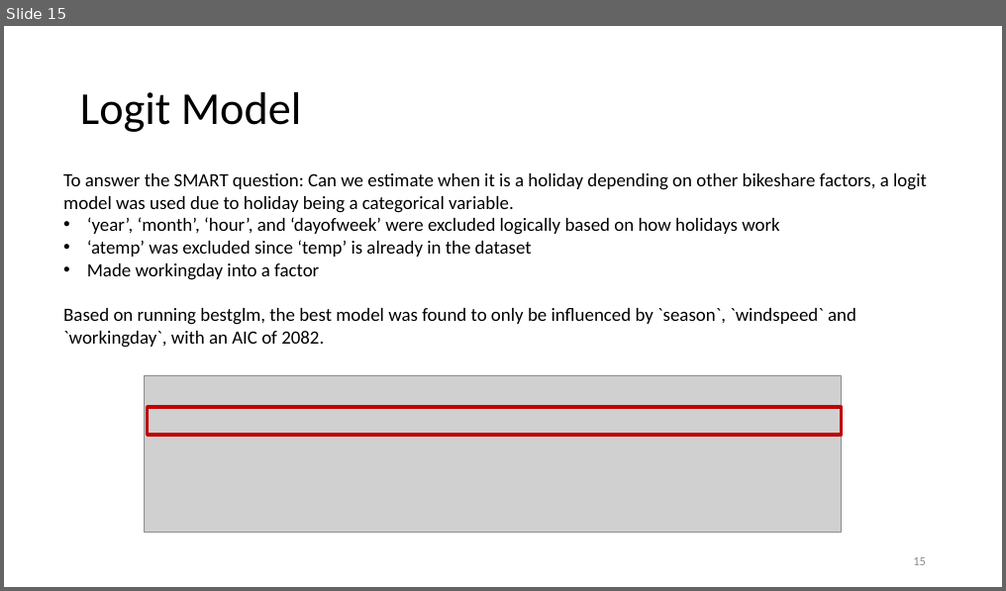
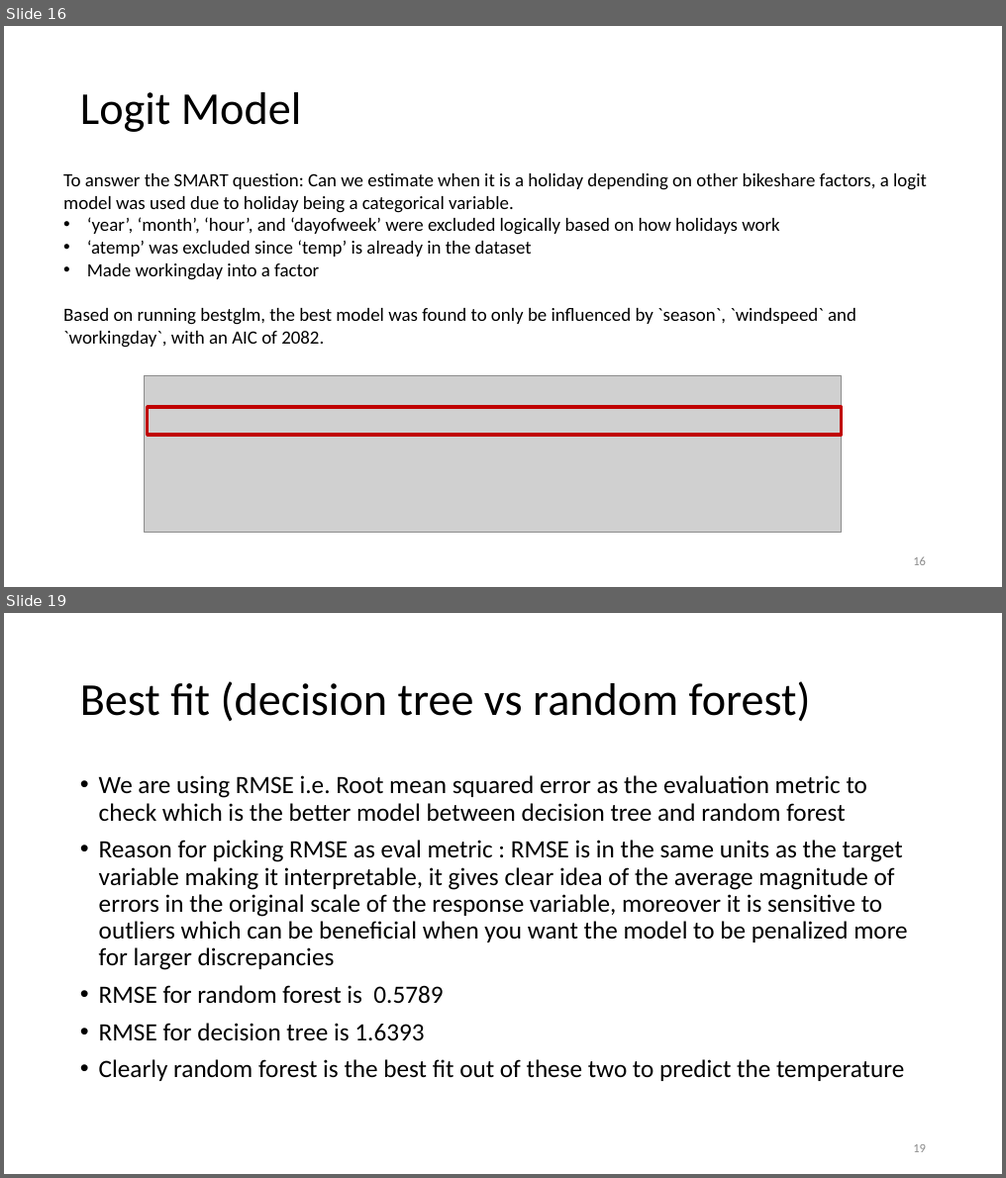
Before and after one commit to Modupeolawuraola/Group-Project-DAT-6101, a slide deck: Predicting Bike Sharing Demand in Cities - Final.pptx. Shown one above the other, each under a label of ours: slide 15 before the commit, slides 16 and 19 after it; the slides between them are not shown. The pictures are 1006x591 and 1006x1178 pixels, drawn with LibreOffice and Linux fonts; fonts in the diff are those of the drawing; grey boxes stand for pictures. Boxes give left, top, right and bottom in pixels: in the first picture for what was removed or moved away, otherwise in the second. Text is boxed around its words. In the diff, an @@ line names an element or a change of style, - is before the commit and + after.

```diff
--- a/Predicting Bike Sharing Demand in Cities - Final.pptx
+++ b/Predicting Bike Sharing Demand in Cities - Final.pptx
@@ slide 19 added at <box>4,613,1002,1174</box>, background #FFFFFF @@
@@ title added at <box>80,681,811,721</box>, 44 pt, text #000000 @@
+Best fit (decision tree vs random forest)
@@ text added at <box>99,775,907,1081</box>, 24 pt, text #000000 @@
+• We are using RMSE i.e. Root mean squared error as the evaluation metric to check which is the better model between decision tree and random forest
+• Reason for picking RMSE as eval metric : RMSE is in the same units as the target variable making it interpretable, it gives clear idea of the average magnitude of errors in the original scale of the response variable, moreover it is sensitive to outliers which can be beneficial when you want the model to be penalized more for larger discrepancies
+• RMSE for random forest is 0.5789
+• RMSE for decision tree is 1.6393
+• Clearly random forest is the best fit out of these two to predict the temperature
@@ page number added at <box>913,1145,926,1153</box>, 12 pt, text #8C8C8C @@
+19
@@ what was slide 15 is now slide 16 @@
```
Also in this commit, not shown: 2 slides changed, 4 other slides added, 9 other files.
